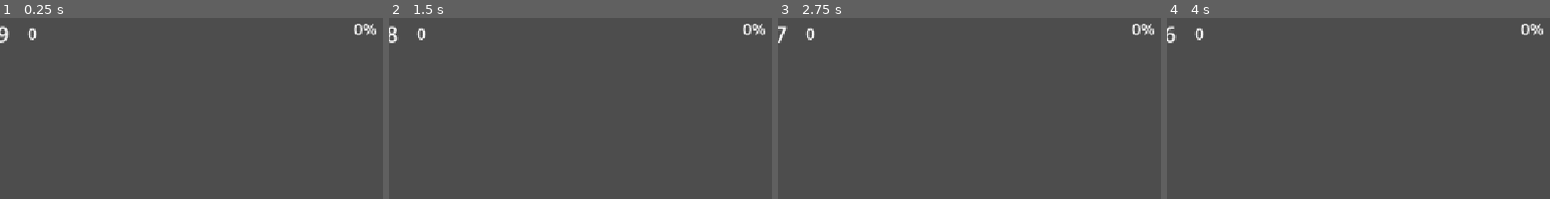
Above: before the commit, frames 1-4 (left to right).
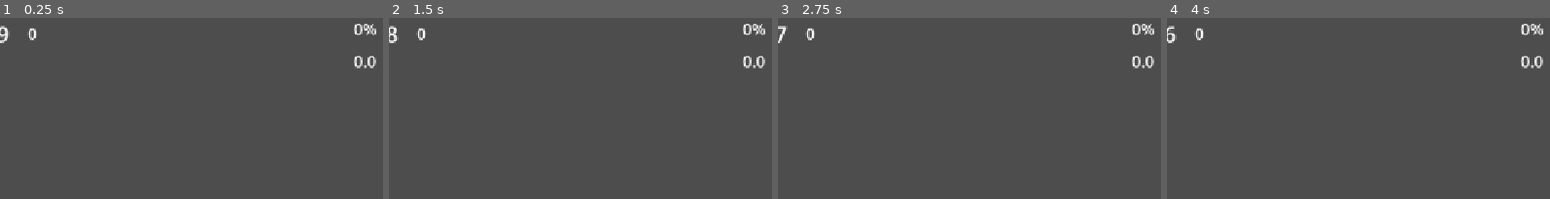
Above: after the commit, the same moments.

Repository: DidaBruno/Cardball
Game: Godot game, scene res://scenes/pitch.tscn
Same seed, same stepped clock (60 frames per second), same inputs: the game is played once before the commit and once after it.
Inputs:
- Up to frame 1 (0.25 s): no input
- Up to frame 2 (1.5 s): no input
- Up to frame 3 (2.75 s): no input
- Up to frame 4 (4 s): no input
The pictures show only the part of the screen within x 50-100%, y 0-50%; the shares and areas given below are measured in that part.

The runs differ from the first frame. In frame 1, 0.2% of the frame differs, in the area x 92-99%, y 20-28%; in frame 2, 0.2%; in frame 3, 0.2%; in frame 4, 0.2%.

Commit message:
Phase 2: Add Rocket ability

Diff:
--- a/scenes/pitch.tscn
+++ b/scenes/pitch.tscn
@@ -5,6 +5,12 @@
 [ext_resource type="PackedScene" uid="uid://dg5os33emlcoa" path="res://scenes/ball.tscn" id="2_2msfa"]
 [ext_resource type="Texture2D" uid="uid://kv83rbx6650j" path="res://temp_assets/player2.png" id="3_gj5o7"]
 [ext_resource type="Resource" uid="uid://jakurp1p6p0i" path="res://scripts/abilities/france/speedy.tres" id="3_ngpjf"]
+[ext_resource type="Script" uid="uid://dk16dbng6uuo7" path="res://scripts/abilities/croatia/rocket.gd" id="4_y53wt"]
+
+[sub_resource type="Resource" id="Resource_nsc7d"]
+script = ExtResource("4_y53wt")
+ability_name = "Rocket"
+metadata/_custom_type_script = "uid://dk16dbng6uuo7"
 
 [sub_resource type="PhysicsMaterial" id="PhysicsMaterial_7s4qf"]
 friction = 0.5
@@ -45,6 +51,7 @@
 position = Vector2(992, 508)
 input_prefix = "p2"
 facing_direction = -1.0
+ability = SubResource("Resource_nsc7d")
 
 [node name="Sprite2D" parent="Player2" index="1" unique_id=961878553]
 texture = ExtResource("3_gj5o7")
@@ -195,7 +202,7 @@
 offset_bottom = 71.0
 theme_override_font_sizes/font_size = 24
 
-[node name="Plyaer2AbilityTimerLabel" type="Label" parent="." unique_id=76195835]
+[node name="Player2AbilityTimerLabel" type="Label" parent="." unique_id=76195835]
 anchors_preset = 1
 anchor_left = 1.0
 anchor_right = 1.0
--- /dev/null
+++ b/scripts/abilities/croatia/rocket.gd
@@ -0,0 +1,18 @@
+class_name RocketAbility
+extends Ability
+
+@export var rocket_speed: float = 2000.0
+@export var lock_duration: float = 0.2
+
+func activate(player: CharacterBody2D) -> void:
+	player.velocity.x = player.facing_direction * rocket_speed
+	player.ability_movement_lock = lock_duration
+
+func tick(player: CharacterBody2D, delta: float) -> void:
+	pass  # one-time burst, nothing to tick over time
+
+func get_time_remaining() -> float:
+	return 0.0  # instant effect, no duration to display
+
+func reset(player: CharacterBody2D) -> void:
+	pass  # nothing to revert, since it's not a sustained effect
--- /dev/null
+++ b/scripts/abilities/croatia/rocket.tres
@@ -0,0 +1,7 @@
+[gd_resource type="Resource" script_class="RocketAbility" format=3 uid="uid://chsxdg05xq7mp"]
+
+[ext_resource type="Script" uid="uid://dk16dbng6uuo7" path="res://scripts/abilities/croatia/rocket.gd" id="1_lha2i"]
+
+[resource]
+script = ExtResource("1_lha2i")
+metadata/_custom_type_script = "uid://dk16dbng6uuo7"
--- a/scripts/player.gd
+++ b/scripts/player.gd
@@ -27,6 +27,7 @@
 
 var ability_charge: float = 0.0
 var speed_modifier: float = 1.0
+var ability_movement_lock: float = 0.0
 
 func _ready() -> void:
 	kick_zone.position.x = abs(kick_zone.position.x) * facing_direction
@@ -60,6 +61,10 @@
 	if dash_timer > 0.0:
 		dash_timer -= delta
 		velocity.x = dash_direction * dash_speed
+
+	elif ability_movement_lock > 0.0:
+		ability_movement_lock -= delta
+		# velocity.x stays whatever the ability set it to — don't overwrite
 
 	# If there are no double taps, move normally
 	else:
Not shown, added: scripts/abilities/croatia/rocket.gd.uid
